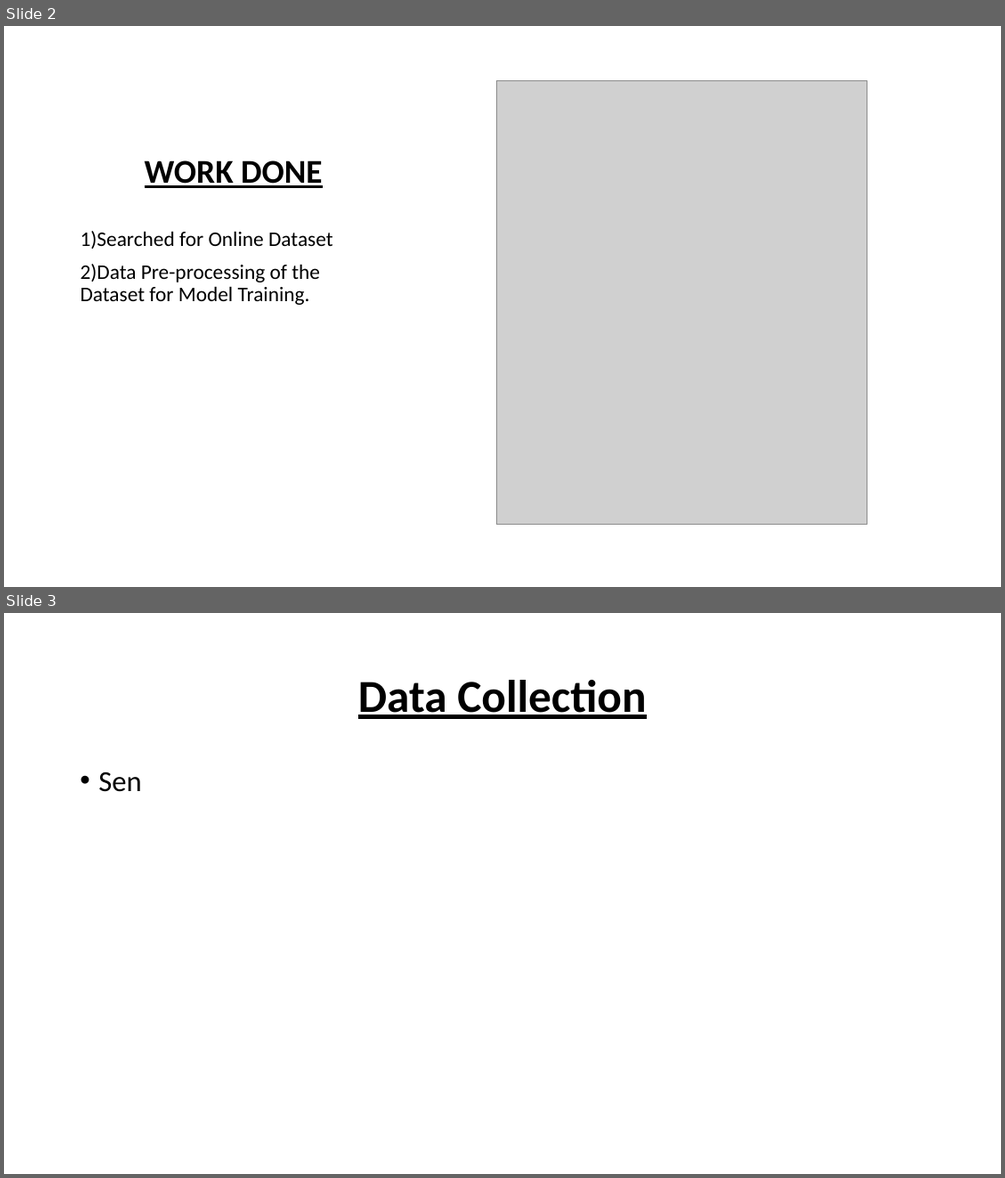
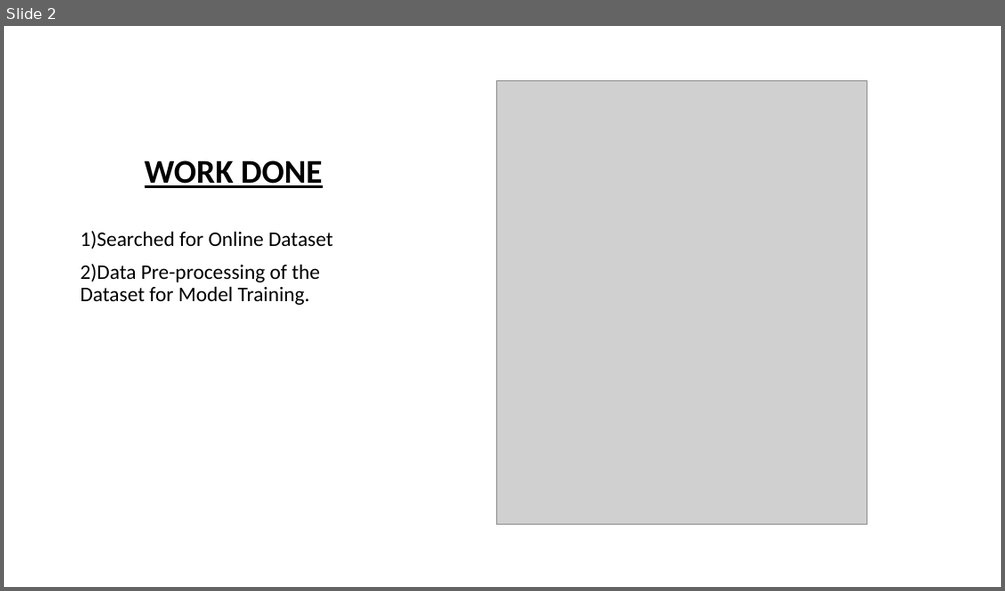
Before and after one commit to Ramesh86-TurBo/Livestock-Remote-Monitoring-Using-ML, a slide deck: PresentationPhase1.pptx. Shown one above the other, each under a label of ours: slides 2 and 3 before the commit, slide 2 after it. The pictures are 1005x1178 and 1005x591 pixels, drawn with LibreOffice and Linux fonts; fonts in the diff are those of the drawing; grey boxes stand for pictures. Boxes give left, top, right and bottom in pixels: in the first picture for what was removed or moved away, otherwise in the second. Text is boxed around its words. In the diff, an @@ line names an element or a change of style, - is before the commit and + after.

```diff
--- a/PresentationPhase1.pptx
+++ b/PresentationPhase1.pptx
@@ slide 3 removed at [4,613,1001,1174], background #FFFFFF @@
@@ title removed at [358,680,646,719] @@
-Data Collection
@@ text removed at [98,771,141,792] @@
-• Sen
```
Also in this commit, not shown: 4 slides added, 21 other files.
